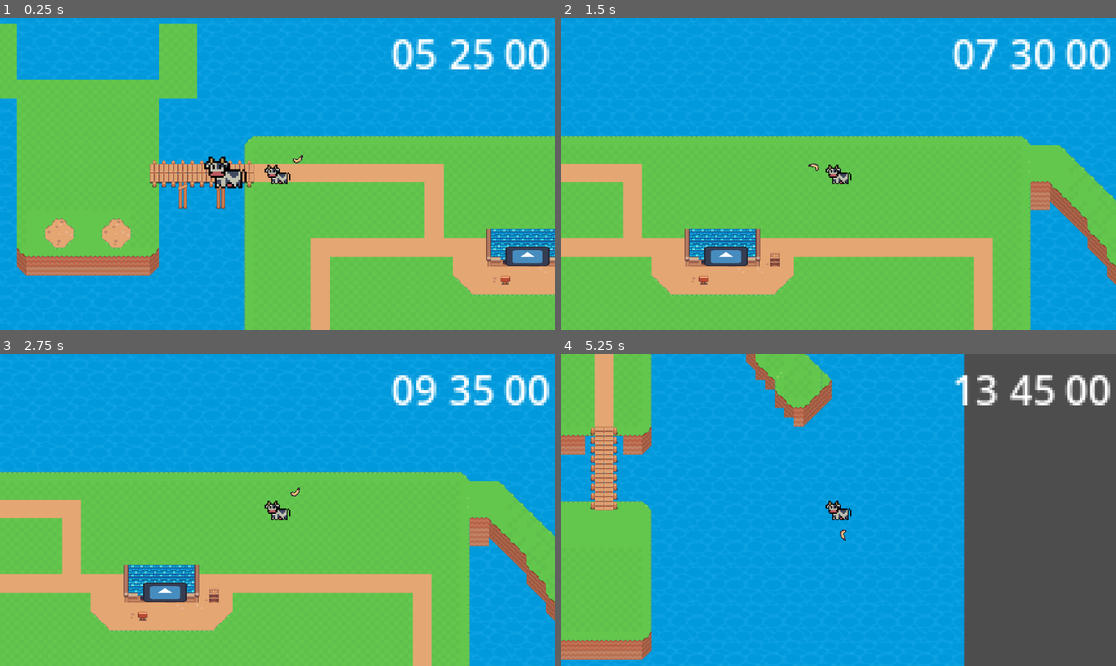
Above: before the commit, frames 1-4 (two rows, left to right).
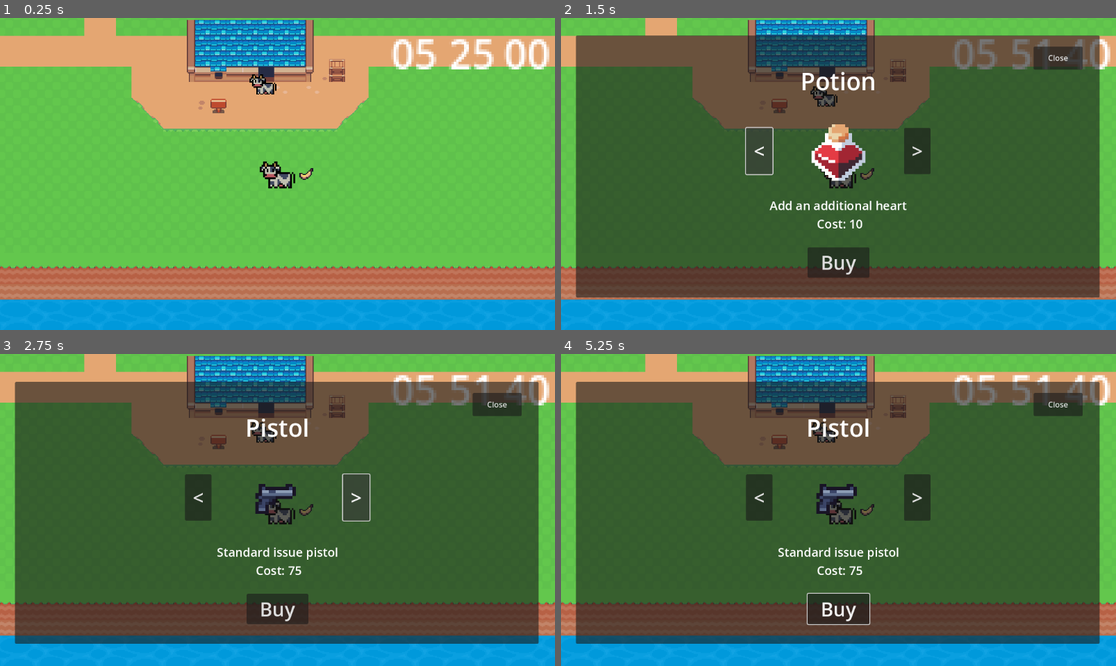
Above: after the commit, the same moments.

Repository: DylanTan1/teemwagyu-sss
Game: Godot game, scene res://scenes/main_game.tscn
Same seed, same stepped clock (60 frames per second), same inputs: the game is played once before the commit and once after it. The engine's default icon, where the game draws it, is replaced by a stand-in: a white triangle on a blue panel in a dark square.
Inputs (mouse positions are in pixels of both pictures, inside the frame that each line leads up to):
- Up to frame 1 (0.25 s): no input
- Up to frame 2 (1.5 s): tap E (interact) at 0.5 s; move the mouse to (960, 158) at 0.52 s; press the mouse at (960, 158) at 0.53 s; hold D (move_right) 0.53-1.25 s; release the mouse at (960, 158) at 1.25 s; click (760, 74) at 1.25 s, where only the run after the commit has a clickable "<"
- Up to frame 3 (2.75 s): click (355, 497) at 2 s, where only the run after the commit has a clickable ">"
- Up to frame 4 (5.25 s): click (838, 609) at 2.75 s, where only the run after the commit has a clickable "Buy"; move the mouse to (727, 525) at 3.52 s; hold S (move_down) 3.53-4.28 s; tap E (interact) at 3.6 s; click (727, 525) at 3.8 s; move the mouse to (894, 441) at 4.27 s; press the mouse at (894, 441) at 4.28 s; hold D (move_right) 4.28-5.03 s; move the mouse to (810, 572) at 5.02 s; release the mouse at (810, 572) at 5.03 s; hold W (move_up) from 5.03 s (still down); click (810, 572) at 5.1 s

The runs differ from the first frame. In frame 1, 64% of the frame differs, in the area x 0-100%, y 0-100%; in frame 2, 97%; in frame 3, 97%; in frame 4, 93%.

Commit message:
added sprites for shop, movement of shopkeeper
added sprites for shop, movement of shopkeeper

Diff:
--- a/cowgame/scenes/gun.tscn
+++ b/cowgame/scenes/gun.tscn
@@ -54,7 +54,7 @@
 [node name="pivot" type="Marker2D" parent="."]
 
 [node name="gun" type="AnimatedSprite2D" parent="pivot"]
-position = Vector2(25, -19)
+position = Vector2(25, -1)
 sprite_frames = SubResource("SpriteFrames_dorua")
 animation = &"pistol"
 
--- a/cowgame/scenes/main_game.tscn
+++ b/cowgame/scenes/main_game.tscn
@@ -1,5 +1,6 @@
-[gd_scene load_steps=14 format=3 uid="uid://blg3dqwh0kukr"]
+[gd_scene load_steps=15 format=3 uid="uid://blg3dqwh0kukr"]
 
+[ext_resource type="Script" path="res://scripts/main_game.gd" id="1_6560x"]
 [ext_resource type="PackedScene" uid="uid://cmyptxyc8gixb" path="res://scenes/base_level.tscn" id="1_ls7u1"]
 [ext_resource type="Script" path="res://scripts/time_system.gd" id="2_gc8ho"]
 [ext_resource type="PackedScene" uid="uid://d6y2kg53mmhi" path="res://scenes/player.tscn" id="2_sho21"]
@@ -27,13 +28,14 @@
 days = 0
 
 [node name="main_game" type="Node"]
+script = ExtResource("1_6560x")
 
 [node name="base_level" parent="." instance=ExtResource("1_ls7u1")]
 position = Vector2(-0.999999, 1)
 scale = Vector2(0.410027, 0.403202)
 
 [node name="Player" parent="." instance=ExtResource("2_sho21")]
-position = Vector2(363, 221)
+position = Vector2(545, 323)
 
 [node name="TimeSystem" type="Node" parent="."]
 script = ExtResource("2_gc8ho")
@@ -58,7 +60,6 @@
 script = ExtResource("7_0f1sk")
 
 [node name="shopkeeper" parent="." instance=ExtResource("9_h44bl")]
-position = Vector2(536, 277)
 
 [node name="shop" parent="." instance=ExtResource("10_m4two")]
 
@@ -67,6 +68,8 @@
 
 [connection signal="updated" from="TimeSystem" to="CanvasLayer/TimeIndicator" method="_on_time_system_updated"]
 [connection signal="updated" from="TimeSystem" to="day_night" method="update"]
+[connection signal="currentDayState" from="day_night" to="." method="_on_day_night_current_day_state"]
 [connection signal="currentDayState" from="day_night" to="daynight_indicator" method="currentGameState"]
+[connection signal="currentDayState" from="day_night" to="shopkeeper" method="_on_day_night_current_day_state"]
 [connection signal="area_exited" from="shopkeeper" to="Player" method="_on_shopkeeper_area_exited"]
 [connection signal="open_shop" from="shopkeeper" to="Player" method="_on_shopkeeper_open_shop"]
--- a/cowgame/scenes/player.tscn
+++ b/cowgame/scenes/player.tscn
@@ -44,7 +44,7 @@
 }]
 
 [node name="Player" type="CharacterBody2D"]
-scale = Vector2(0.567748, 0.567748)
+scale = Vector2(0.475354, 0.475354)
 script = ExtResource("1_384x8")
 speed = 350.0
 
@@ -60,6 +60,6 @@
 
 [node name="Camera2D" type="Camera2D" parent="."]
 scale = Vector2(6.5126, 2.77663)
-zoom = Vector2(3, 3)
+zoom = Vector2(5, 5)
 
 [node name="gun" parent="." instance=ExtResource("3_nqlt3")]
--- a/cowgame/scenes/shop.tscn
+++ b/cowgame/scenes/shop.tscn
@@ -1,7 +1,8 @@
-[gd_scene load_steps=8 format=3 uid="uid://dypocwi3xeert"]
+[gd_scene load_steps=12 format=3 uid="uid://dypocwi3xeert"]
 
 [ext_resource type="Script" path="res://scripts/shop.gd" id="1_0qjd5"]
-[ext_resource type="Texture2D" uid="uid://cg6lsmu2f0us1" path="res://icon.svg" id="2_n7ry5"]
+[ext_resource type="Texture2D" uid="uid://c6udppj8txigv" path="res://assets/Gamejam 2024 Weapon Pack.png" id="2_oekwb"]
+[ext_resource type="Texture2D" uid="uid://d2g1p7jvu0wa" path="res://assets/Gamejam 2024 Potions.png" id="3_phkye"]
 
 [sub_resource type="Animation" id="Animation_8ivhy"]
 length = 0.001
@@ -55,14 +56,42 @@
 "trans_out": SubResource("Animation_yovy1")
 }
 
+[sub_resource type="AtlasTexture" id="AtlasTexture_abktu"]
+atlas = ExtResource("2_oekwb")
+region = Rect2(0, 83, 32, 13)
+
+[sub_resource type="AtlasTexture" id="AtlasTexture_0w0wv"]
+atlas = ExtResource("2_oekwb")
+region = Rect2(0, 117, 13, 11)
+
+[sub_resource type="AtlasTexture" id="AtlasTexture_300so"]
+atlas = ExtResource("3_phkye")
+region = Rect2(0, 0, 16, 28)
+
 [sub_resource type="SpriteFrames" id="SpriteFrames_7wh3x"]
 animations = [{
 "frames": [{
 "duration": 1.0,
-"texture": ExtResource("2_n7ry5")
+"texture": SubResource("AtlasTexture_abktu")
 }],
 "loop": true,
-"name": &"default",
+"name": &"Machine Gun",
+"speed": 5.0
+}, {
+"frames": [{
+"duration": 1.0,
+"texture": SubResource("AtlasTexture_0w0wv")
+}],
+"loop": true,
+"name": &"Pistol",
+"speed": 5.0
+}, {
+"frames": [{
+"duration": 1.0,
+"texture": SubResource("AtlasTexture_300so")
+}],
+"loop": true,
+"name": &"Potion",
 "speed": 5.0
 }]
 
@@ -72,9 +101,9 @@
 
 [node name="Panel" type="Panel" parent="."]
 offset_left = 31.0
-offset_top = -598.0
+offset_top = -592.0
 offset_right = 1118.0
-offset_bottom = -35.0
+offset_bottom = -48.0
 
 [node name="anim_shop" type="AnimationPlayer" parent="."]
 root_node = NodePath("../Panel")
@@ -96,15 +125,17 @@
 offset_bottom = 40.0
 
 [node name="anim_shop_sprite" type="AnimatedSprite2D" parent="Control"]
-position = Vector2(571, -363)
+position = Vector2(576, -352)
+scale = Vector2(7, 6.15385)
 sprite_frames = SubResource("SpriteFrames_7wh3x")
+animation = &"Machine Gun"
 
 [node name="item_name_label" type="Label" parent="Control"]
 layout_mode = 0
-offset_left = 462.0
-offset_top = -549.0
-offset_right = 675.0
-offset_bottom = -472.0
+offset_left = 368.0
+offset_top = -536.0
+offset_right = 784.0
+offset_bottom = -459.0
 theme_override_font_sizes/font_size = 50
 text = "Name"
 horizontal_alignment = 1
@@ -112,41 +143,43 @@
 
 [node name="item_desc_label" type="Label" parent="Control"]
 layout_mode = 0
-offset_left = 444.0
-offset_top = -269.0
-offset_right = 703.0
-offset_bottom = -209.0
+offset_left = 416.0
+offset_top = -256.0
+offset_right = 736.0
+offset_bottom = -192.0
 theme_override_font_sizes/font_size = 25
 text = "Description"
 horizontal_alignment = 1
 vertical_alignment = 1
+autowrap_mode = 3
 
 [node name="shop_prev_button" type="Button" parent="Control"]
 layout_mode = 0
-offset_left = 363.0
-offset_top = -417.0
-offset_right = 418.0
-offset_bottom = -311.0
+offset_left = 384.0
+offset_top = -400.0
+offset_right = 439.0
+offset_bottom = -304.0
 theme_override_font_sizes/font_size = 40
 text = "<"
 
 [node name="shop_next_button" type="Button" parent="Control"]
 layout_mode = 0
-offset_left = 703.0
-offset_top = -416.0
-offset_right = 758.0
-offset_bottom = -310.0
+offset_left = 712.0
+offset_top = -400.0
+offset_right = 767.0
+offset_bottom = -304.0
 theme_override_font_sizes/font_size = 40
 text = ">"
 
 [node name="shop_buy_button" type="Button" parent="Control"]
 layout_mode = 0
-offset_left = 499.0
-offset_top = -162.0
-offset_right = 648.0
-offset_bottom = -99.0
+offset_left = 512.0
+offset_top = -152.0
+offset_right = 640.0
+offset_bottom = -89.0
 theme_override_font_sizes/font_size = 40
 text = "Buy"
+icon_alignment = 1
 
 [connection signal="pressed" from="close_shop" to="." method="_on_close_shop_pressed"]
 [connection signal="pressed" from="Control/shop_prev_button" to="." method="_on_shop_prev_button_pressed"]
--- a/cowgame/scenes/shopkeeper.tscn
+++ b/cowgame/scenes/shopkeeper.tscn
@@ -1,17 +1,42 @@
-[gd_scene load_steps=7 format=3 uid="uid://d17l87lx172u4"]
+[gd_scene load_steps=15 format=3 uid="uid://d17l87lx172u4"]
 
 [ext_resource type="Script" path="res://scripts/shopkeeper.gd" id="1_fxx1t"]
-[ext_resource type="Texture2D" uid="uid://cg6lsmu2f0us1" path="res://icon.svg" id="2_q1mbh"]
-[ext_resource type="Script" path="res://shopkeeper_text.gd" id="3_osww4"]
+[ext_resource type="Texture2D" uid="uid://bykrnlsjto6bt" path="res://assets/Gamejam 2024 Cow.png" id="2_6hxwr"]
+[ext_resource type="Script" path="res://scripts/shopkeeper_text.gd" id="3_osww4"]
 
 [sub_resource type="CircleShape2D" id="CircleShape2D_rmacj"]
 radius = 53.0377
+
+[sub_resource type="AtlasTexture" id="AtlasTexture_a7v22"]
+atlas = ExtResource("2_6hxwr")
+region = Rect2(0, 0, 24, 16)
+
+[sub_resource type="AtlasTexture" id="AtlasTexture_wtmfp"]
+atlas = ExtResource("2_6hxwr")
+region = Rect2(24, 0, 24, 16)
+
+[sub_resource type="AtlasTexture" id="AtlasTexture_t7vg6"]
+atlas = ExtResource("2_6hxwr")
+region = Rect2(48, 0, 24, 16)
+
+[sub_resource type="AtlasTexture" id="AtlasTexture_uwmiw"]
+atlas = ExtResource("2_6hxwr")
+region = Rect2(72, 0, 24, 16)
 
 [sub_resource type="SpriteFrames" id="SpriteFrames_jkxup"]
 animations = [{
 "frames": [{
 "duration": 1.0,
-"texture": ExtResource("2_q1mbh")
+"texture": SubResource("AtlasTexture_a7v22")
+}, {
+"duration": 1.0,
+"texture": SubResource("AtlasTexture_wtmfp")
+}, {
+"duration": 1.0,
+"texture": SubResource("AtlasTexture_t7vg6")
+}, {
+"duration": 1.0,
+"texture": SubResource("AtlasTexture_uwmiw")
 }],
 "loop": true,
 "name": &"default",
@@ -21,7 +46,64 @@
 [sub_resource type="CircleShape2D" id="CircleShape2D_1q6y8"]
 radius = 8.0
 
+[sub_resource type="Animation" id="Animation_g4w70"]
+length = 0.001
+tracks/0/type = "value"
+tracks/0/imported = false
+tracks/0/enabled = true
+tracks/0/path = NodePath(".:position")
+tracks/0/interp = 1
+tracks/0/loop_wrap = true
+tracks/0/keys = {
+"times": PackedFloat32Array(0),
+"transitions": PackedFloat32Array(1),
+"update": 0,
+"values": [Vector2(0, 0)]
+}
+
+[sub_resource type="Animation" id="Animation_iif1f"]
+resource_name = "ShopkeeperAnimClose"
+length = 30.0
+loop_mode = 2
+tracks/0/type = "value"
+tracks/0/imported = false
+tracks/0/enabled = true
+tracks/0/path = NodePath(".:position")
+tracks/0/interp = 1
+tracks/0/loop_wrap = true
+tracks/0/keys = {
+"times": PackedFloat32Array(0, 1),
+"transitions": PackedFloat32Array(1, 1),
+"update": 0,
+"values": [Vector2(539, 293), Vector2(539, 279)]
+}
+
+[sub_resource type="Animation" id="Animation_xd58u"]
+resource_name = "ShopkeeperAnimOpen"
+length = 30.0
+loop_mode = 2
+tracks/0/type = "value"
+tracks/0/imported = false
+tracks/0/enabled = true
+tracks/0/path = NodePath(".:position")
+tracks/0/interp = 1
+tracks/0/loop_wrap = true
+tracks/0/keys = {
+"times": PackedFloat32Array(0, 1),
+"transitions": PackedFloat32Array(1, 1),
+"update": 0,
+"values": [Vector2(539, 279), Vector2(539, 293)]
+}
+
+[sub_resource type="AnimationLibrary" id="AnimationLibrary_fw6tv"]
+_data = {
+"RESET": SubResource("Animation_g4w70"),
+"ShopkeeperAnimClose": SubResource("Animation_iif1f"),
+"ShopkeeperAnimOpen": SubResource("Animation_xd58u")
+}
+
 [node name="shopkeeper" type="CharacterBody2D"]
+scale = Vector2(0.56596, 0.56596)
 script = ExtResource("1_fxx1t")
 
 [node name="Area2D" type="Area2D" parent="."]
@@ -31,7 +113,6 @@
 
 [node name="AnimatedSprite2D" type="AnimatedSprite2D" parent="."]
 position = Vector2(2.38419e-07, 1)
-scale = Vector2(0.238281, 0.105469)
 sprite_frames = SubResource("SpriteFrames_jkxup")
 
 [node name="CollisionShape2D" type="CollisionShape2D" parent="."]
@@ -41,10 +122,19 @@
 script = ExtResource("3_osww4")
 
 [node name="Label" type="Label" parent="."]
-offset_left = -20.0
-offset_top = -35.0
-offset_right = 20.0
-offset_bottom = -12.0
+offset_left = -141.353
+offset_top = -84.8117
+offset_right = 93.6472
+offset_bottom = -61.8117
+scale = Vector2(1.20312, 1.20312)
+horizontal_alignment = 1
+vertical_alignment = 1
+
+[node name="AnimationPlayer" type="AnimationPlayer" parent="."]
+libraries = {
+"": SubResource("AnimationLibrary_fw6tv")
+}
+playback_auto_capture = false
 
 [connection signal="body_entered" from="Area2D" to="." method="_on_area_2d_body_entered"]
 [connection signal="body_exited" from="Area2D" to="." method="_on_area_2d_body_exited"]
--- /dev/null
+++ b/cowgame/scripts/main_game.gd
@@ -0,0 +1,15 @@
+extends Node
+
+
+# Called when the node enters the scene tree for the first time.
+func _ready():
+	pass # Replace with function body.
+
+
+# Called every frame. 'delta' is the elapsed time since the previous frame.
+func _process(delta):
+	pass
+
+
+func _on_day_night_current_day_state(currentState):
+		pass
--- a/cowgame/scripts/shop.gd
+++ b/cowgame/scripts/shop.gd
@@ -4,6 +4,7 @@
 
 #display 1st item
 func _ready():
+	$Control/anim_shop_sprite.play(Global.items[current_item]["Name"])
 	$Control/item_name_label.text = Global.items[current_item]["Name"]
 	$Control/item_desc_label.text = Global.items[current_item]["Desc"] + "\n Cost: " + str(Global.items[current_item]["Cost"])
 
@@ -14,8 +15,6 @@
 			if select == i:
 	#			TODO refine this part by adding a var to Global.items[current_item]
 				current_item = select
-				print(select)
-	#			TODO attach sprite to anim_shop_sprite
 				$Control/anim_shop_sprite.play(Global.items[current_item]["Name"])
 				$Control/item_name_label.text = Global.items[current_item]["Name"]
 				$Control/item_desc_label.text = Global.items[current_item]["Desc"] + "\n Cost: " + str(Global.items[current_item]["Cost"])
--- a/cowgame/scripts/shopkeeper.gd
+++ b/cowgame/scripts/shopkeeper.gd
@@ -1,14 +1,36 @@
 extends CharacterBody2D
 
-
-#spawns and move to designated place when day starts
 #interactable by player
 signal open_shop
 signal area_exited
+var travelled_distance = 0
+var speed = 20
+var range = 10
+var is_shopkeeper_out = 0
+var is_shopkeeper_exist = 1
+
+#spawns and move to designated place when day starts
+func _ready():
+	position = Vector2(539,280)
 
 func _process(delta):
-	pass
-	#get_node("CanvasLayer/Label").position = self.position
+	if is_shopkeeper_out == 0:
+		print(is_shopkeeper_out)
+		var direction = Vector2(0,1)
+		position += direction * speed * delta
+		travelled_distance += speed * delta
+		if position > Vector2(539,290):
+			speed = 0
+	else:
+		var direction = Vector2(0,-1)
+		speed = 20
+		print(is_shopkeeper_out, travelled_distance)
+		position += direction * speed * delta
+		travelled_distance += speed * delta
+		if position < Vector2(539,280):
+			queue_free()
+
+
 #if player enters shopkeeper radius
 func _on_area_2d_body_entered(body):
 	if body.name == "Player":
@@ -23,3 +45,28 @@
 		print("Player exit the shopkeeper")
 		$shopkeeper_text.hide_shopkeeper_message()
 		emit_signal("area_exited")
+
+
+func _on_day_night_current_day_state(currentState):
+	if currentState == 0:
+		is_shopkeeper_out = 0
+
+		#
+		##var new_shopkeeper = load("res://scenes/shopkeeper.tscn")
+		##add_child(new_shopkeeper)
+		##new_shopkeeper.position = Vector2(539,279)
+		#const BULLET = preload("res://scenes/bullet.tscn")
+		#var new_bullet = BULLET.instantiate()
+		##position of the created bullet
+		#new_bullet.global_position = %shooting_point.global_position
+		##rotation of the created bullet
+		#new_bullet.global_rotation = %shooting_point.global_rotation
+		#print("It's day time!")
+		#visible = true
+		#$AnimationPlayer.play("ShopkeeperAnimOpen")
+	else:
+		is_shopkeeper_out = 1
+		#print("It's night time!")
+		#$AnimationPlayer.play("ShopkeeperAnimClose")
+		#if position == Vector2(539,279):
+			#visible = true
Binary file added: cowgame/assets/Gamejam 2024 Potions.png
Not shown, added: cowgame/assets/Gamejam 2024 Potions.png.import
Renamed: cowgame/shopkeeper_text.gd -> cowgame/scripts/shopkeeper_text.gd
